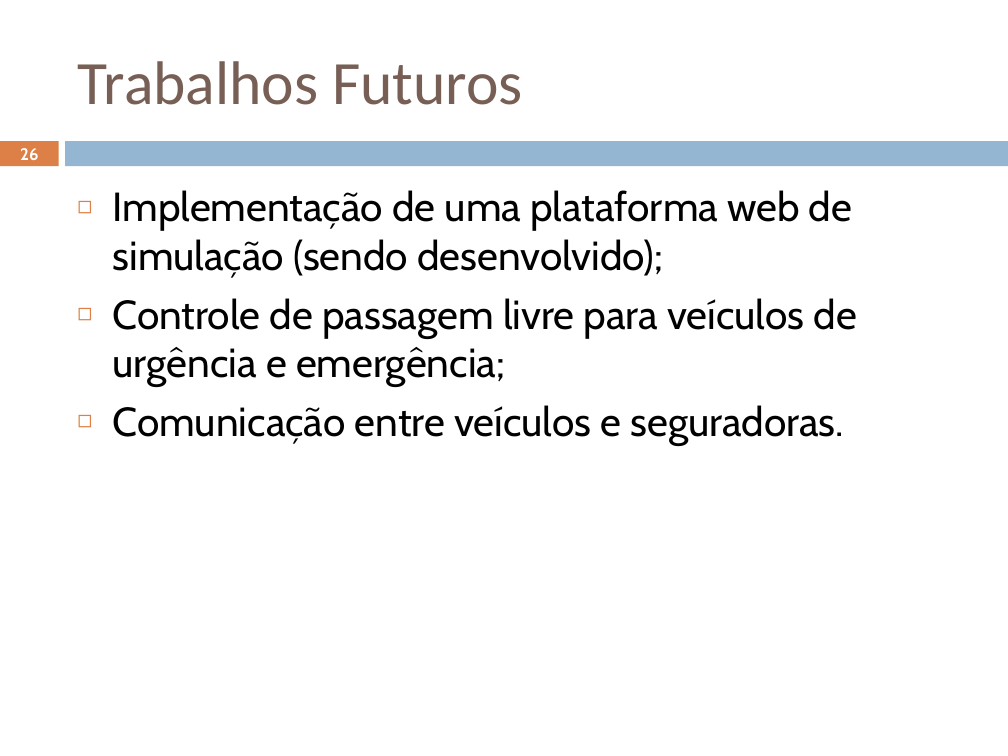
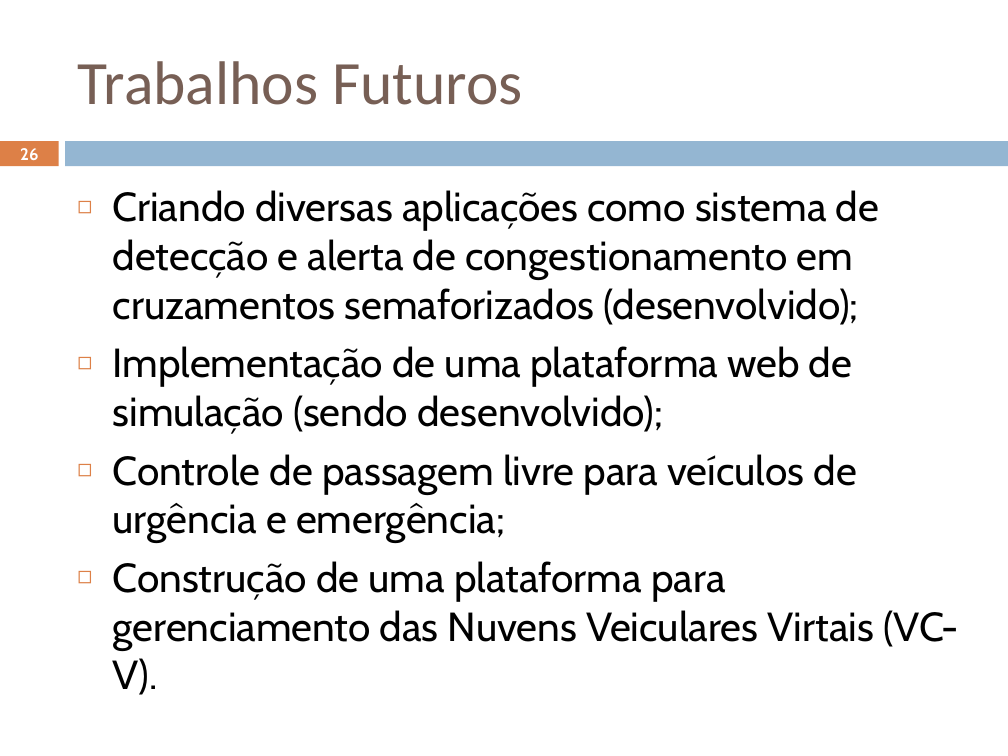
Before and after one commit to geoleite/Mestrado, a slide deck: slide 26 of Apresentacao/ApresentaçãoV1.pptx. Drawn at 1008x756 pixels with LibreOffice and Linux fonts; fonts in the diff are those of the drawing. Boxes give left, top, right and bottom in pixels: in the first picture for what was removed or moved away, otherwise in the second. Text is boxed around its words. In the diff, an @@ line names an element or a change of style, - is before the commit and + after.

```diff
--- a/Apresentacao/ApresentaçãoV1.pptx
+++ b/Apresentacao/ApresentaçãoV1.pptx
@@ text at <box>113,190,879,325</box>: paragraph added @@
+◻ Criando diversas aplicações como sistema de detecção e alerta de congestionamento em cruzamentos semaforizados (desenvolvido);
@@ text at <box>113,561,959,695</box>: text changed @@
-◻ Comunicação entre veículos e seguradoras.
+◻ Construção de uma plataforma para gerenciamento das Nuvens Veiculares Virtais (VC-V).
```
Also in this commit, not shown: 24 other slides changed, 7 other files.
